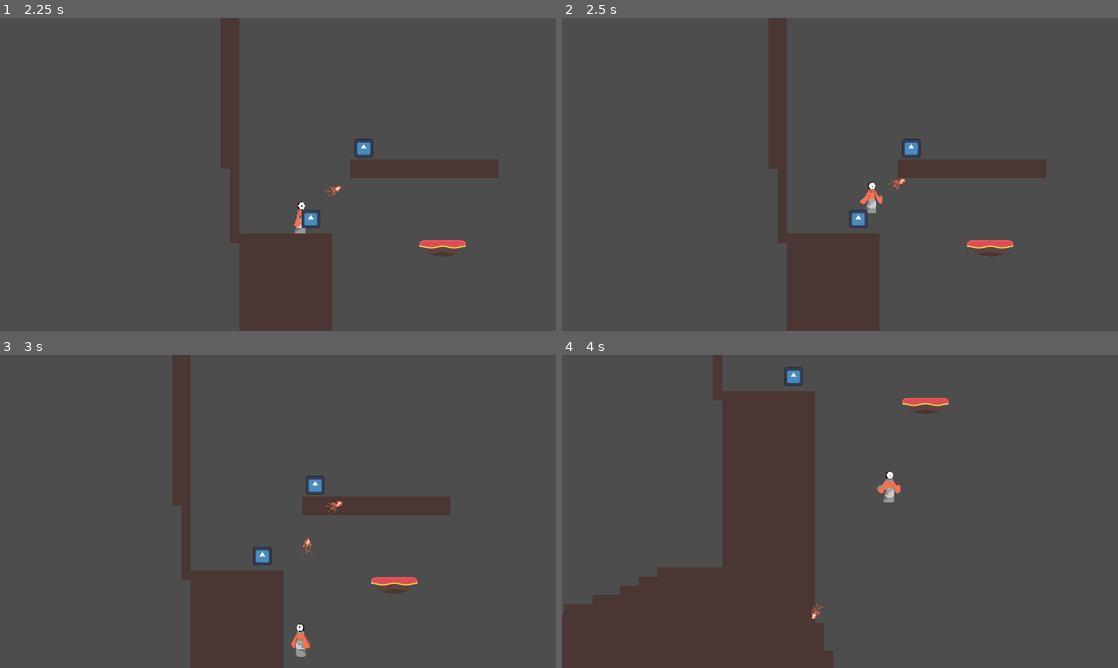
Above: before the commit, frames 1-4 (two rows, left to right).
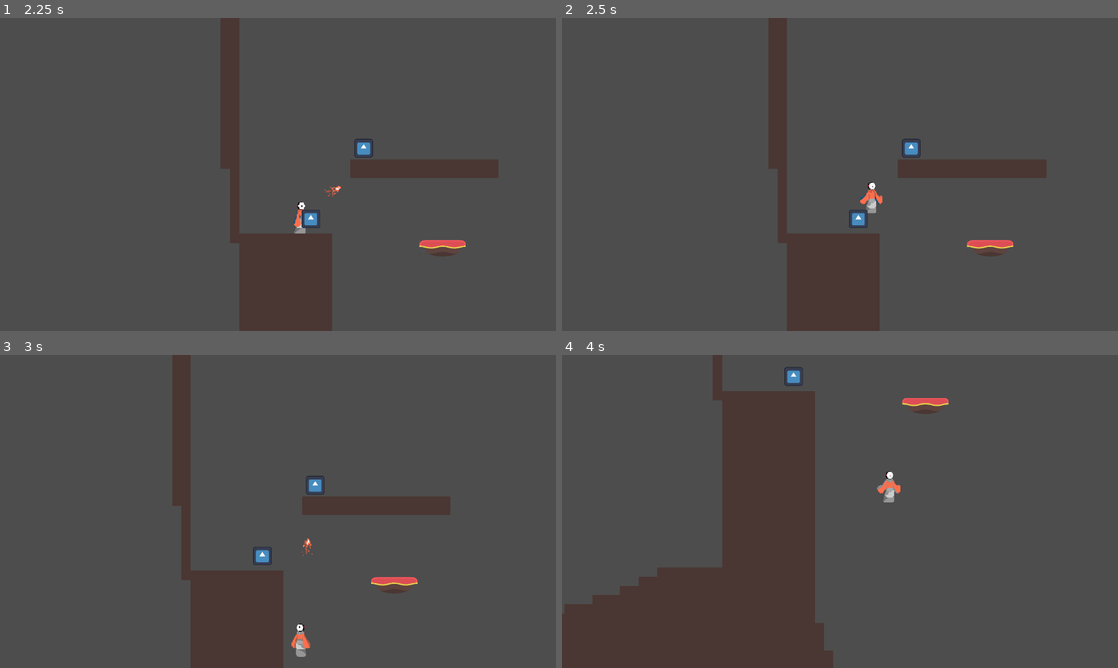
Above: after the commit, the same moments.

Repository: unsaltedkale/Quilt
Game: Godot game, scene res://TitleScreen.tscn
Two runs of this game, one before a commit and one after it. Both use one fixed random seed, a clock stepped at 60 frames per second and the inputs below. The engine's default icon, where the game draws it, is replaced by a stand-in: a white triangle on a blue panel in a dark square. Sound files missing from this copy of the repository are replaced by a short silence.
Inputs (mouse positions are in pixels of both pictures, inside the frame that each line leads up to):
- Up to frame 1 (2.25 s): click "PLAY" at 0.5 s; move the mouse to (400, 158) at 1.27 s; hold D (move_right) from 1.28 s (still down); click (400, 158) at 1.35 s; tap Space (jump) at 1.52 s; move the mouse to (166, 190) at 2.02 s; tap E (interact) at 2.1 s
- Up to frame 2 (2.5 s): keep holding D (move_right); tap Space (jump) at 2.27 s
- Up to frame 3 (3 s): move the mouse to (333, 442) at 2.77 s; release D (move_right) at 2.78 s; hold A (move_left) from 2.78 s (still down); click (333, 442) at 2.85 s
- Up to frame 4 (4 s): move the mouse to (812, 574) at 3.52 s; release A (move_left) at 3.53 s; hold D (move_right) from 3.53 s (still down); tap E (interact) at 3.6 s; click (812, 574) at 3.67 s; tap Space (jump) at 3.77 s

Frame 1 is identical in both runs. In frame 2, less than 0.1% of the frame differs, in the area x 58-62%, y 51-56%; in frame 3, less than 0.1%; in frame 4, less than 0.1%.

Commit message:
projectile collides w/ tilemap

Diff:
--- a/Emily WIP/Scenes/red_projectile.tscn
+++ b/Emily WIP/Scenes/red_projectile.tscn
@@ -51,4 +51,4 @@
 animation = &"FIRE"
 
 [connection signal="area_entered" from="." to="." method="_on_area_entered"]
-[connection signal="body_entered" from="." to="." method="_on_area_entered"]
+[connection signal="body_entered" from="." to="." method="_on_projectile_entered"]
--- a/Emily WIP/Scenes/zipline.tscn
+++ b/Emily WIP/Scenes/zipline.tscn
@@ -5,7 +5,7 @@
 
 [sub_resource type="RectangleShape2D" id="RectangleShape2D_121v5"]
 
-[node name="Zipline" type="Area2D"]
+[node name="Zipline" type="Area2D" groups=["Stasis"]]
 script = ExtResource("1_121v5")
 
 [node name="CollisionShape2D" type="CollisionShape2D" parent="."]
--- a/Emily WIP/Scripts/red_projectile.gd
+++ b/Emily WIP/Scripts/red_projectile.gd
@@ -1,5 +1,5 @@
 extends Area2D
-
+@onready var player = $"../Player"
 var speed : Vector2 = Vector2(-500,-500)
 var projectile_direction
 
@@ -8,10 +8,13 @@
 	position += projectile_direction * speed * delta
 	rotation = projectile_direction.angle() + 135
 
-func _on_projectile_entered(body):
-	if body is TileMap:
+func _on_projectile_entered(body:Node2D):
+	if body.is_in_group("tilemap"):
 		queue_free()
-	elif body.is_in_group("Stasis"):
-		queue_free()
+
+func _on_area_entered(body: Area2D):
+	if player.is_suspended:
+		pass
 	else:
-		pass
+		if body.is_in_group("Stasis"):
+			queue_free()
--- a/Emily WIP/Scripts/stasis.gd
+++ b/Emily WIP/Scripts/stasis.gd
@@ -2,13 +2,18 @@
 
 @onready var player = $"../Player"
 
+
 func on_body_entered(area: Area2D):
-	if area.is_in_group("Projectile"):
-		print("collided")
-		#player.velocity = Vector2(0,0)
-		player.is_suspended = true
-		player.position = position
-		player.collected_objects = player.max_stars
+	if player.is_suspended:
+		if area.is_in_group("Projectile"):
+			player.is_suspended = false
+	else:
+		if area.is_in_group("Projectile"):
+			print("collided")
+			player.is_suspended = true
+			player.velocity = Vector2(0,0)
+			player.position = position
+			player.collected_objects = player.max_stars
 func on_body_exited(body: CharacterBody2D):
 	if body.is_in_group("Player"):
 		player.is_suspended = false
--- a/Emily WIP/Scripts/zipline.gd
+++ b/Emily WIP/Scripts/zipline.gd
@@ -7,7 +7,8 @@
 
 func _process(delta: float) -> void:
 	if player_collided:
-		#player velocity = 0
+		player.is_suspended = true
+		player.velocity = Vector2(0,0)
 		player.position = position
 		position += platform_speed*delta*position
 	if player.position >= end_position and player.is_suspended:
